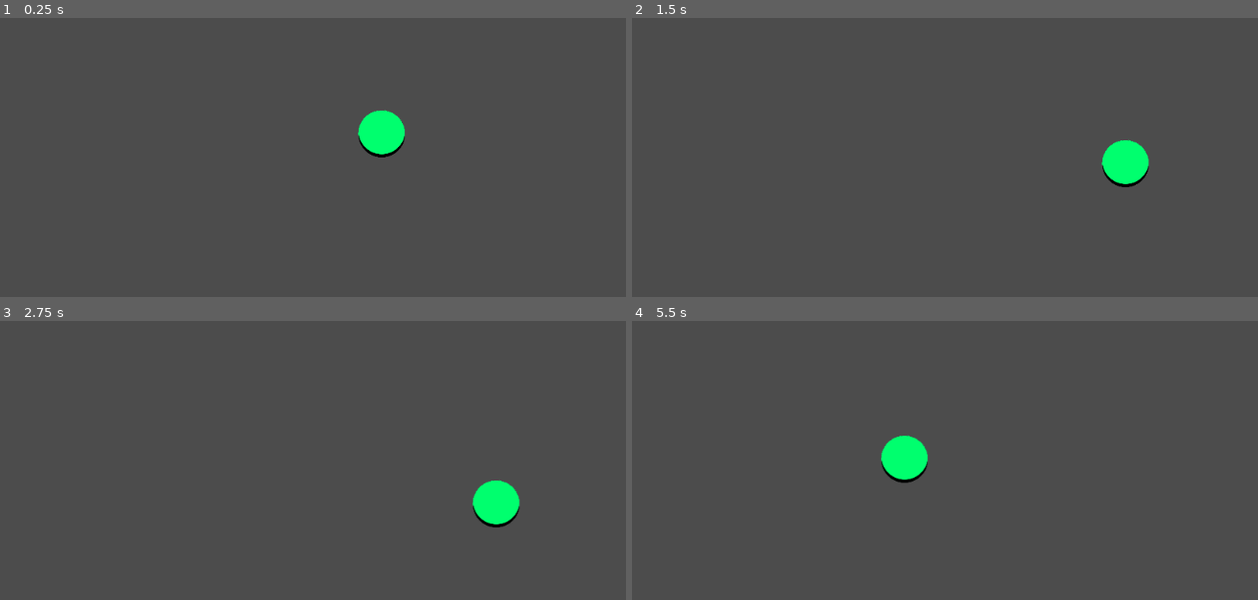
Above: before the commit, frames 1-4 (two rows, left to right).
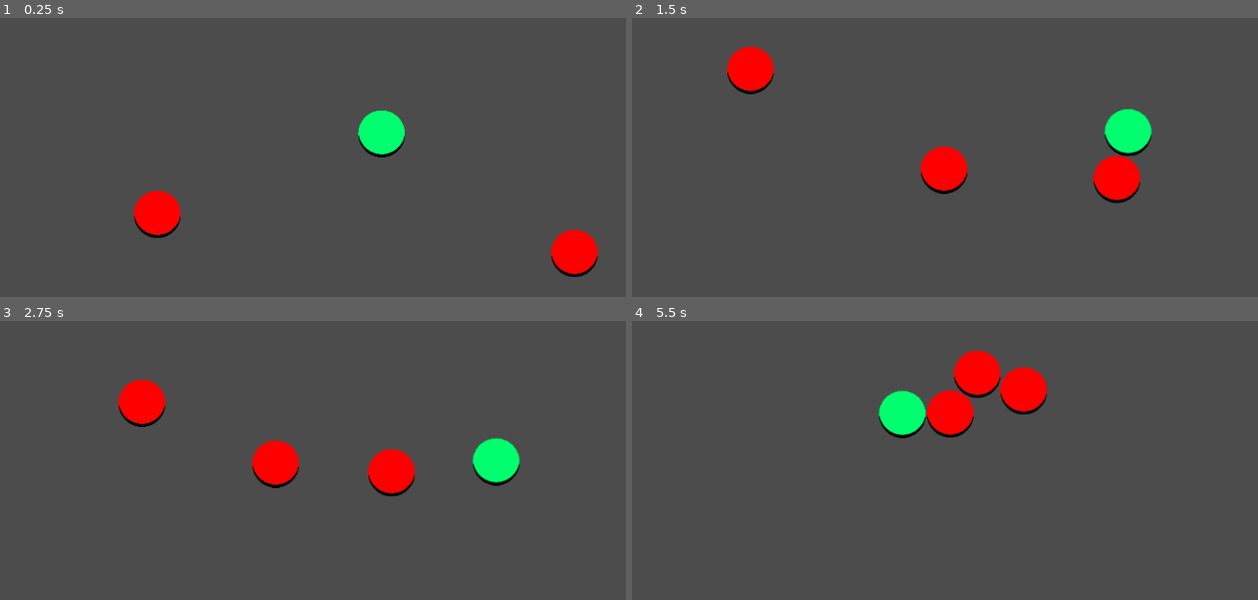
Above: after the commit, the same moments.

Repository: cierius/Project_B_Godot
Game: Godot game, scene res://Testing_Field.tscn
Two runs of this game, one before a commit and one after it. Both use one fixed random seed, a clock stepped at 60 frames per second and the inputs below.
Inputs:
- Up to frame 1 (0.25 s): no input
- Up to frame 2 (1.5 s): hold D (move_right) 0.53-1.28 s; hold S (move_down) from 1.28 s (still down)
- Up to frame 3 (2.75 s): release S (move_down) at 2.03 s; hold D (move_right) from 2.03 s (still down)
- Up to frame 4 (5.5 s): release D (move_right) at 2.78 s; hold W (move_up) 2.78-3.53 s; hold A (move_left) 3.53-5.03 s; hold S (move_down) from 5.03 s (still down)

The runs differ from the first frame. In frame 1, 2.0% of the frame differs, in the area x 21-96%, y 61-93%; in frame 2, 4.2%; in frame 3, 5.1%; in frame 4, 5.1%, in the area x 39-67%, y 10-59%.

Commit message:
Basic enemy tracking ai

Diff:
--- a/Enemy.tscn
+++ b/Enemy.tscn
@@ -7,10 +7,12 @@
 radius = 31.9825
 
 [node name="Enemy" type="KinematicBody2D"]
+script = ExtResource( 2 )
 
 [node name="Sprite" type="Sprite" parent="."]
+z_index = 1
 texture = ExtResource( 1 )
 
-[node name="CollisionShape2D" type="CollisionShape2D" parent="Sprite"]
+[node name="CollisionShape2D" type="CollisionShape2D" parent="."]
+z_as_relative = false
 shape = SubResource( 1 )
-script = ExtResource( 2 )
--- a/Scripts/Enemy.gd
+++ b/Scripts/Enemy.gd
@@ -1,16 +1,31 @@
-extends CollisionShape2D
+extends KinematicBody2D
 
 
-# Declare member variables here. Examples:
-# var a = 2
-# var b = "text"
+export (int) var speed = 175
+
+var target = Vector2()
+var dir = Vector2()
+
+func _ready():
+	target = get_parent().get_node("Character")
 
 
-# Called when the node enters the scene tree for the first time.
-func _ready():
-	pass # Replace with function body.
+func tracking_ai():
+	dir = target.position - position
+
+	print(dir)
+
+	if(abs(dir.x) <= 32 or abs(dir.y) <= 32):
+		dir = dir.normalized() * speed * 0.5
+
+		get_node("CollisionShape2D").z_index = 1
+	else:
+		dir = dir.normalized() * speed
+
 
 
 # Called every frame. 'delta' is the elapsed time since the previous frame.
-#func _process(delta):
-#	pass
+func _process(delta):
+	tracking_ai()
+
+	move_and_slide(dir)
--- a/Testing_Field.tscn
+++ b/Testing_Field.tscn
@@ -1,8 +1,18 @@
-[gd_scene load_steps=2 format=2]
+[gd_scene load_steps=3 format=2]
 
 [ext_resource path="res://Character.tscn" type="PackedScene" id=1]
+[ext_resource path="res://Enemy.tscn" type="PackedScene" id=2]
 
 [node name="MainScene" type="Node2D"]
 
-[node name="KinematicBody2D" parent="." instance=ExtResource( 1 )]
-position = Vector2( 475, 291 )
+[node name="Enemy" parent="." instance=ExtResource( 2 )]
+position = Vector2( 823.813, 477.416 )
+
+[node name="Character" parent="." instance=ExtResource( 1 )]
+position = Vector2( 528.035, 293.891 )
+
+[node name="Enemy2" parent="." instance=ExtResource( 2 )]
+position = Vector2( 185.93, 416.835 )
+
+[node name="Enemy3" parent="." instance=ExtResource( 2 )]
+position = Vector2( -79.5582, 156.692 )
